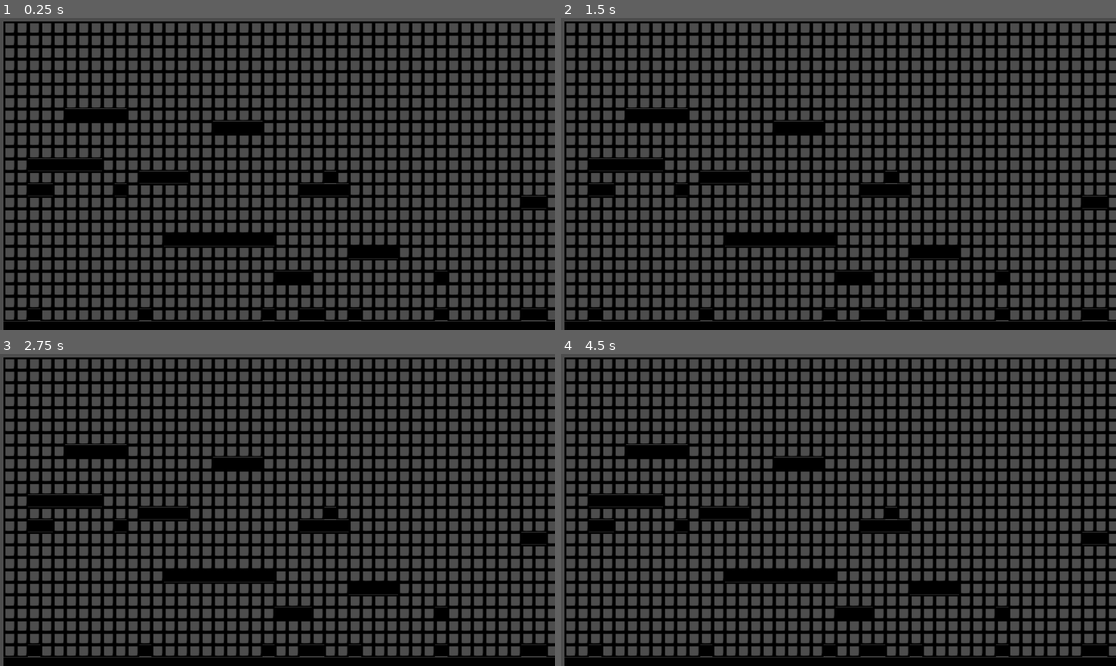
Above: before the commit, frames 1-4 (two rows, left to right).
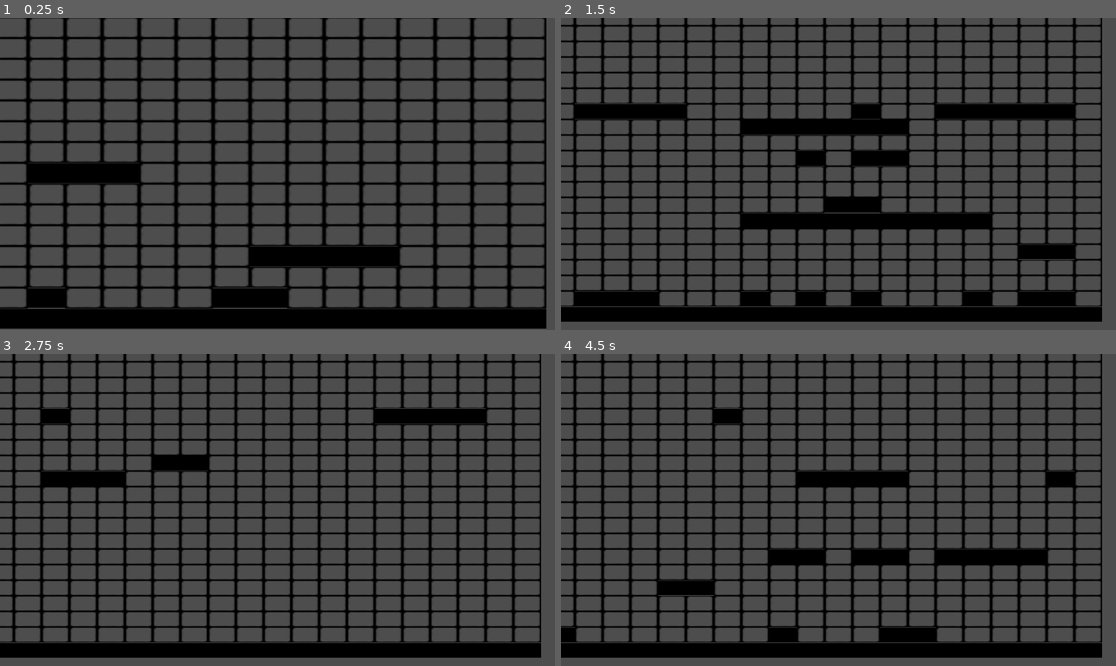
Above: after the commit, the same moments.

Repository: Deiuca/Platform-CA-Sincrono
Game: Godot game, scene res://progetto.tscn
Two runs of this game, one before a commit and one after it. Both use one fixed random seed, a clock stepped at 60 frames per second and the inputs below.
Inputs:
- Up to frame 1 (0.25 s): no input
- Up to frame 2 (1.5 s): tap Enter at 0.5 s; hold R 0.53-1.28 s; tap R at 1.35 s
- Up to frame 3 (2.75 s): tap Space at 2 s; hold R from 2.03 s (still down)
- Up to frame 4 (4.5 s): release R at 2.78 s; tap R at 2.85, 4.35 s; tap Enter at 3.5 s; hold R 3.53-4.28 s

The runs differ from the first frame. In frame 1, 44% of the frame differs, in the area x 0-100%, y 0-100%; in frame 2, 54%; in frame 3, 55%; in frame 4, 55%.

Commit message:
Aggiunto vicinato allargato

Diff:
--- a/cella.gd
+++ b/cella.gd
@@ -10,6 +10,7 @@
 
 #Pattern: SuSx, Su, SuDx, Sx, Dx, GiuSx, Giu, GiuDx
 var vicini = [null,null,null,null,null,null,null,null]
+var vicinato_allargato = []
 
 func inizializza(tipi_livello : Dictionary, randomGenerator : RandomNumberGenerator, grid_size :Vector2):
 	self.texture = tipi_livello[self.default_tipo]
@@ -34,7 +35,7 @@
 
 	#Se tutti vicini sono ARIA 1% diventi muro
 	if num_vicini_aria == 8 and self.position.y > (self.texture.get_size().y * 4 * self.scale.y) and self.position.y < ((self.grid_size.y - 4) * self.texture.get_size().y *self.scale.y):
-		probabilita_diventi_tipo(0.5, Init.tipi.MURO)
+		probabilita_diventi_tipo(1.5, Init.tipi.MURO)
 		return
 
 	#Se Gsx G Gdx sono muro 10% diventi muro
--- a/generatore_livello.gd
+++ b/generatore_livello.gd
@@ -77,11 +77,20 @@
 		if (indx+(self.width)) < self.celle.size() and (indx+(self.width))/self.width == (indx+(self.width+1))/self.width:
 			cella.vicini[7] = self.celle[indx+(self.width+1)]
 
+	#Vicinato Allargato
+
+	for cella in self.celle:
+		for vicino in cella.vicini:
+			if vicino != null:
+				for vicino_of_vicino in vicino.vicini:
+					# Aggiungi secondo_vicino solo se non è già un vicino
+					if vicino_of_vicino != null and not vicino_of_vicino in cella.vicini and not vicino_of_vicino == cella and not vicino_of_vicino in cella.vicinato_allargato:
+						cella.vicinato_allargato.append(vicino_of_vicino)
+
+
 	#Ultima riga collassata a muro x fare pavimento
 	for e in range((self.width*self.height)-self.width, (self.width*self.height)):
 		self.celle[e].set_tipo(Init.tipi.MURO)
-
-	#Setta randomicamente seeds per piattaforme
 
 	#Sprite on screen
 	#for cella in self.celle:
--- /dev/null
+++ b/progetto.gd
@@ -0,0 +1,16 @@
+extends Node2D
+
+var generator = preload("res://generatore_livello.tscn")
+
+# Called when the node enters the scene tree for the first time.
+func _ready():
+	pass
+
+
+# Called every frame. 'delta' is the elapsed time since the previous frame.
+func _process(delta):
+	if Input.is_key_pressed(KEY_R):
+		for c in self.get_children():
+			self.remove_child(c)
+			c.queue_free()
+		add_child(generator.instantiate())
--- a/progetto.tscn
+++ b/progetto.tscn
@@ -1,10 +1,12 @@
-[gd_scene load_steps=2 format=3 uid="uid://bys33861iu6ei"]
+[gd_scene load_steps=3 format=3 uid="uid://bys33861iu6ei"]
 
 [ext_resource type="PackedScene" uid="uid://dyeaq1ovrucrg" path="res://generatore_livello.tscn" id="1_clrtm"]
+[ext_resource type="Script" path="res://progetto.gd" id="1_i0e53"]
 
 [node name="Progetto" type="Node2D"]
+script = ExtResource("1_i0e53")
 
 [node name="Generatore_livello" parent="." instance=ExtResource("1_clrtm")]
 position = Vector2(20, 20)
-height = 25
-width = 45
+height = 15
+width = 15
Binary file changed: Texture/trasparente.png
Not shown, changed: .DS_Store
